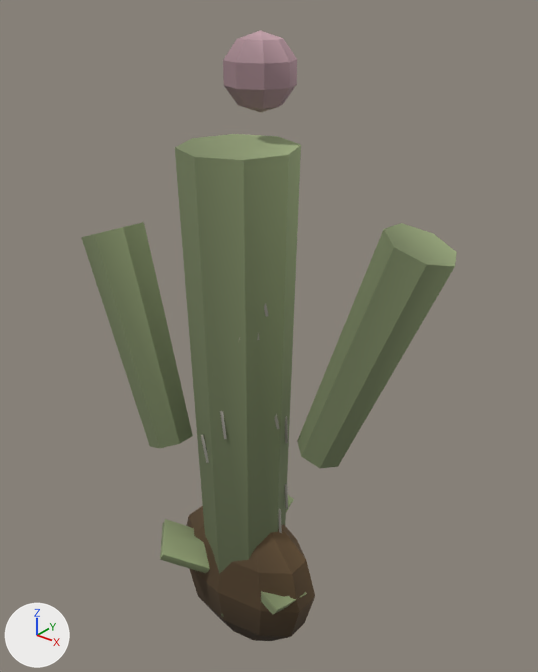
Two versions of the glTF model assets/models/crop_cactus.glb, one commit apart.
The view is the same before and after, from a camera (50 mm lens) standing at (0.705, -0.811, 1.065) and looking at (0.01, 0.058, 0.526). Lighting does not change. The marker at lower left points along +X, +Y and +Z. The older version comes first. Where no turn or scale is listed for an object, it has been applied to the vertices.

Objects in the first picture: 'carm1', 'carm2', 'ccol', 'cflower', 'seed_mound', 'sprout_leaf', 'sprout_leaf.001', 'sprout_leaf.002' and 5 more.
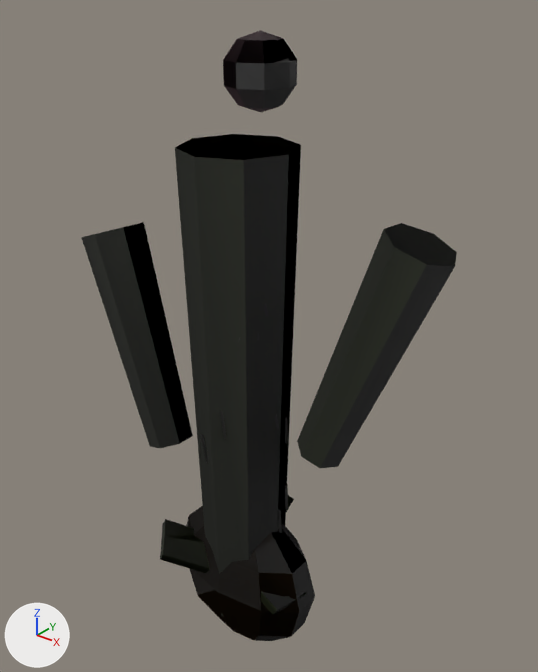
Pixel boxes [x1, y1, x2, y2] of what changed, in the pictures (538 x 672 px):
'ccol', surface changed (green to black): [175, 134, 301, 617] in both
'carm1', surface changed (green to black): [297, 223, 457, 468] in both
'carm2', surface changed (green to black): [81, 222, 193, 448] in both
'seed_mound', surface changed (brown to black): [186, 505, 315, 641] in both
'cflower', surface changed (purple to black): [223, 30, 297, 112] in both
'sprout_leaf.002', surface changed (green to black): [160, 519, 210, 573] in both
'sprout_leaf', surface changed (green to black): [261, 591, 307, 614] in both
'sprout_leaf.001', surface changed: [286, 495, 294, 512] in both

Diff of the bpy script that builds the scene:
```diff
--- a/assets/models/crop_cactus.glb.py
+++ b/assets/models/crop_cactus.glb.py
@@ img_nm_crop_pink @@
+img_nm_crop_pink = load_image('NM_crop_pink', '_unpacked/NM_crop_pink', 512, 512, 'Non-Color')
@@ img_nm_crop_disc @@
+img_nm_crop_disc = load_image('NM_crop_disc', '_unpacked/NM_crop_disc', 512, 512, 'Non-Color')
@@ img_nm_crop_sand @@
+img_nm_crop_sand = load_image('NM_crop_sand', '_unpacked/NM_crop_sand', 512, 512, 'Non-Color')
@@ mat_crop_sand @@
 n3 = _N.new('ShaderNodeVertexColor'); n3.name = 'Color Attribute'
+n4 = _N.new('ShaderNodeNormalMap'); n4.name = 'Normal Map'
+n4.uv_map = 'UVMap'
+n5 = _N.new('ShaderNodeTexImage'); n5.name = 'Image Texture'
+n5.image = img_nm_crop_sand
 _L.new(n0.outputs[0], n1.inputs[0])  # 'BSDF' to 'Surface'
@@ mat_crop_sand @@
 n0 = _N.new('ShaderNodeBsdfPrincipled'); n0.name = 'Principled BSDF'
 _L.new(n3.outputs[0], n2.inputs[6])  # 'Color' to 'A'
+_L.new(n4.outputs[0], n0.inputs[5])  # 'Normal' to 'Normal'
+_L.new(n5.outputs[0], n4.inputs[1])  # 'Color' to 'Color'
@@ mat_crop_disc @@
 n3 = _N.new('ShaderNodeVertexColor'); n3.name = 'Color Attribute'
+n4 = _N.new('ShaderNodeNormalMap'); n4.name = 'Normal Map'
+n4.uv_map = 'UVMap'
+n5 = _N.new('ShaderNodeTexImage'); n5.name = 'Image Texture'
+n5.image = img_nm_crop_disc
 _L.new(n0.outputs[0], n1.inputs[0])  # 'BSDF' to 'Surface'
@@ mat_crop_disc @@
 n0 = _N.new('ShaderNodeBsdfPrincipled'); n0.name = 'Principled BSDF'
 _L.new(n3.outputs[0], n2.inputs[6])  # 'Color' to 'A'
+_L.new(n4.outputs[0], n0.inputs[5])  # 'Normal' to 'Normal'
+_L.new(n5.outputs[0], n4.inputs[1])  # 'Color' to 'Color'
@@ mat_crop_pink @@
 n3 = _N.new('ShaderNodeVertexColor'); n3.name = 'Color Attribute'
+n4 = _N.new('ShaderNodeNormalMap'); n4.name = 'Normal Map'
+n4.uv_map = 'UVMap'
+n5 = _N.new('ShaderNodeTexImage'); n5.name = 'Image Texture'
+n5.image = img_nm_crop_pink
 _L.new(n0.outputs[0], n1.inputs[0])  # 'BSDF' to 'Surface'
@@ mat_crop_pink @@
 n0 = _N.new('ShaderNodeBsdfPrincipled'); n0.name = 'Principled BSDF'
 _L.new(n3.outputs[0], n2.inputs[6])  # 'Color' to 'A'
+_L.new(n4.outputs[0], n0.inputs[5])  # 'Normal' to 'Normal'
+_L.new(n5.outputs[0], n4.inputs[1])  # 'Color' to 'Color'
```
